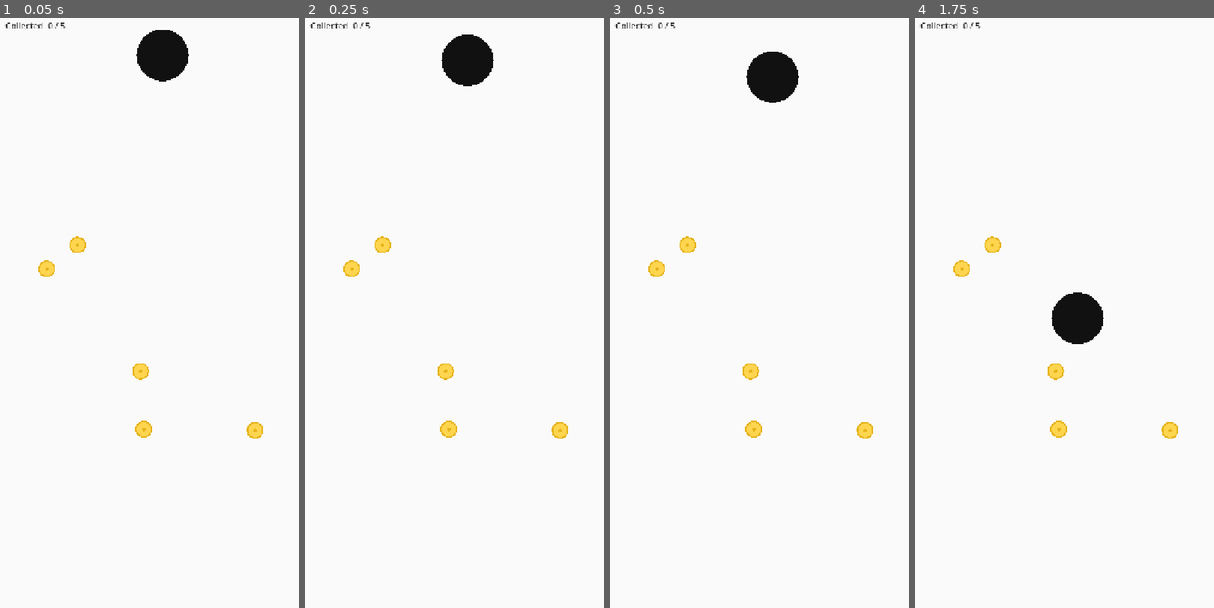
Above: before the commit, frames 1-4 (left to right).
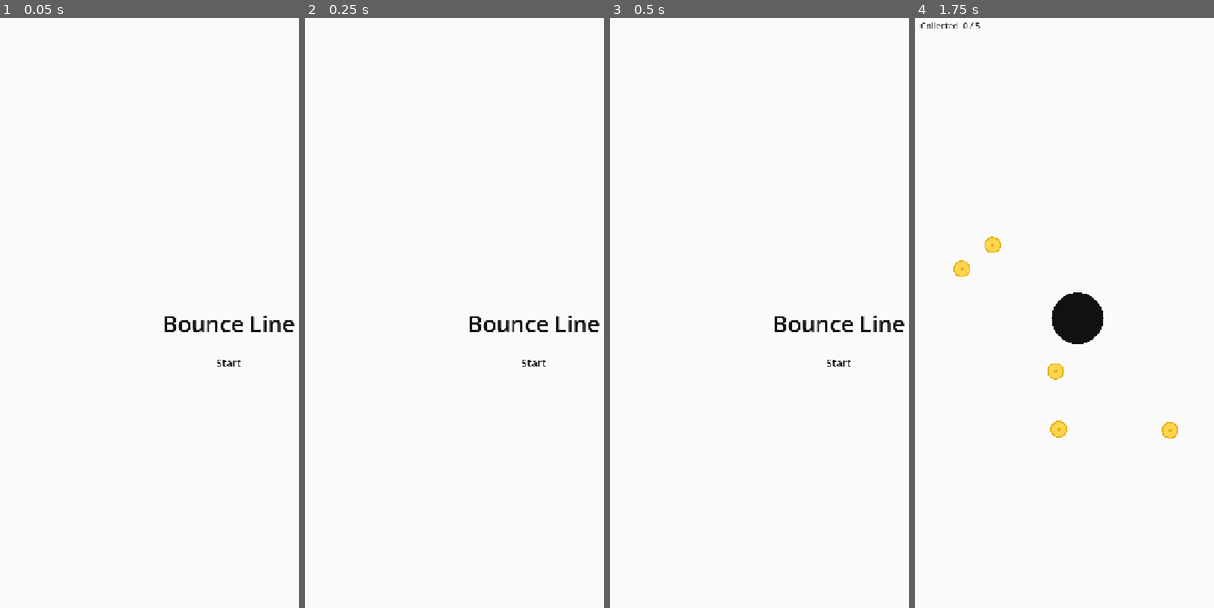
Above: after the commit, the same moments.

Repository: day-dreamer-11/bounce-line-
Game: Godot game, scene res://scenes/TrailDemo.tscn
Two runs of this game, one before a commit and one after it. Both use one fixed random seed, a clock stepped at 60 frames per second and the inputs below.
Inputs (mouse positions are in pixels of both pictures, inside the frame that each line leads up to):
- Up to frame 1 (0.05 s): no input
- Up to frame 2 (0.25 s): no input
- Up to frame 3 (0.5 s): no input
- Up to frame 4 (1.75 s): click (1145, 360) at 0.5 s, where only the run after the commit has a clickable "Start"; tap Enter at 1.25 s; move the mouse to (1151, 277) at 1.27 s; click (1151, 277) at 1.42 s

The runs differ from the first frame. In frame 1, 2.4% of the frame differs, in the area x 1-99%, y 0-72%; in frame 2, 2.4%; in frame 3, 2.4%; in frame 4, nothing differs.

Commit message:
feat: Add start screen with title and button
"Bounce Line" title + "Start" button. No drawing until
player taps Start.

Co-Authored-By: Claude Opus 4.7 <noreply@anthropic.com>

Diff:
--- a/scripts/trail_system.gd
+++ b/scripts/trail_system.gd
@@ -6,6 +6,7 @@
 const MIN_SAMPLE_DIST := 6.0
 
 var _is_drawing := false
+var _game_started := false
 var _stroke_scene: PackedScene = null
 
 ## Active strokes — each manages its own Line2D and point lifetimes.
@@ -16,6 +17,43 @@
 	RenderingServer.set_default_clear_color(Color(0.98, 0.98, 0.98))
 	_stroke_scene = load("res://scenes/Stroke.tscn")
 	_create_borders()
+	_create_start_screen()
+
+
+func _create_start_screen() -> void:
+	var canvas := CanvasLayer.new()
+	canvas.name = "StartScreen"
+	add_child(canvas)
+
+	var bg := ColorRect.new()
+	bg.color = Color(0.98, 0.98, 0.98)
+	bg.set_anchors_preset(Control.PRESET_FULL_RECT)
+	canvas.add_child(bg)
+
+	var vbox := VBoxContainer.new()
+	vbox.set_anchors_preset(Control.PRESET_CENTER)
+	vbox.alignment = BoxContainer.ALIGNMENT_CENTER
+	vbox.add_theme_constant_override("separation", 24)
+	canvas.add_child(vbox)
+
+	var title := Label.new()
+	title.text = "Bounce Line"
+	title.horizontal_alignment = HORIZONTAL_ALIGNMENT_CENTER
+	title.add_theme_font_size_override("font_size", 48)
+	title.add_theme_color_override("font_color", Color(0.0667, 0.0667, 0.0667))
+	vbox.add_child(title)
+
+	var btn := Button.new()
+	btn.text = "Start"
+	btn.flat = true
+	btn.add_theme_font_size_override("font_size", 22)
+	btn.add_theme_color_override("font_color", Color(0.0667, 0.0667, 0.0667))
+	btn.custom_minimum_size = Vector2(160, 52)
+	btn.pressed.connect(func():
+		canvas.queue_free()
+		_game_started = true
+	)
+	vbox.add_child(btn)
 
 
 func _create_borders() -> void:
@@ -41,6 +79,8 @@
 
 
 func _input(event: InputEvent) -> void:
+	if not _game_started:
+		return
 	if event is InputEventMouseButton and event.button_index == MOUSE_BUTTON_LEFT:
 		if event.pressed:
 			_is_drawing = true
@@ -50,6 +90,8 @@
 
 
 func _process(_delta: float) -> void:
+	if not _game_started:
+		return
 	var now := Time.get_ticks_msec() / 1000.0
 
 	if _is_drawing and not _strokes.is_empty():
